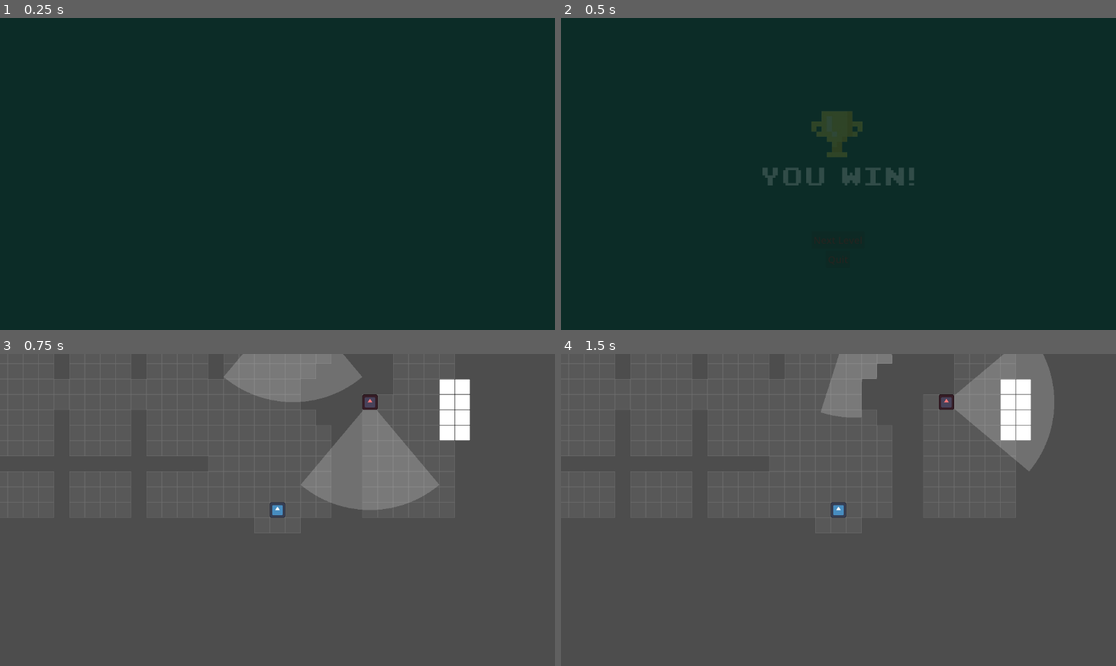
Above: before the commit, frames 1-4 (two rows, left to right).
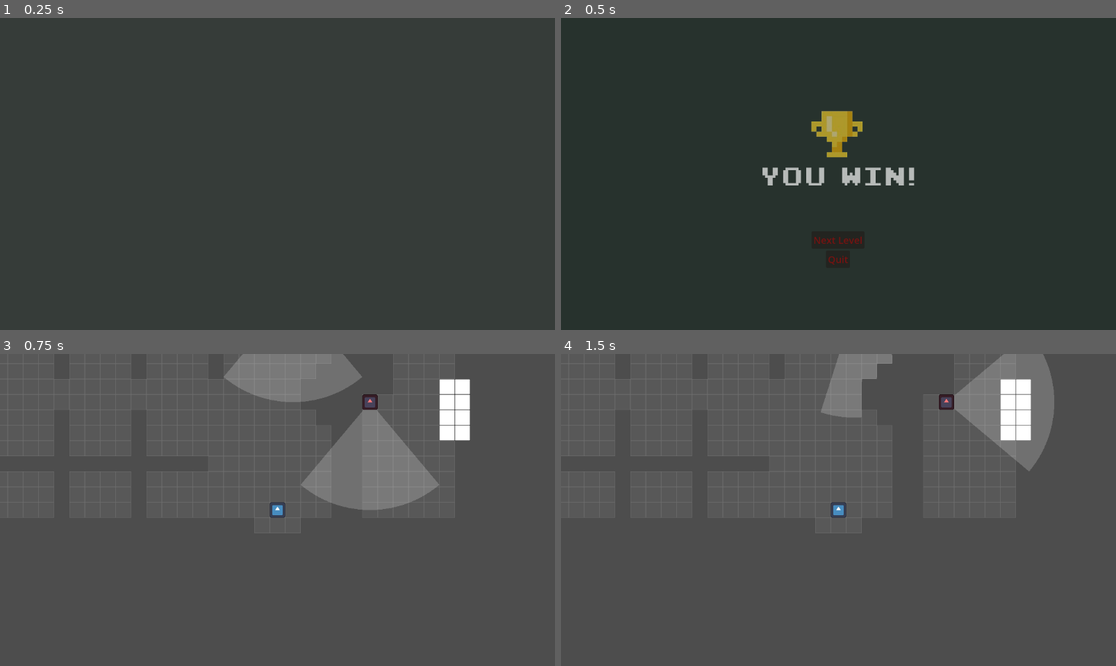
Above: after the commit, the same moments.

Repository: nexcoyocoatl/Projeto_Die_Hard
Game: Godot game, scene res://Screens/you_win.tscn
Same seed, same stepped clock (60 frames per second), same inputs: the game is played once before the commit and once after it. This scene is started directly instead of the project's main scene. The engine's default icon, where the game draws it, is replaced by a stand-in: a white triangle on a blue panel in a dark square.
Inputs:
- Up to frame 1 (0.25 s): no input
- Up to frame 2 (0.5 s): no input
- Up to frame 3 (0.75 s): click "Next Level" at 0.5 s
- Up to frame 4 (1.5 s): tap Enter at 1.25 s; hold Right (player_move_right) from 1.28 s (still down)

The runs differ from the first frame. In frame 1, 100% of the frame differs, in the area x 0-100%, y 0-100%; in frame 2, 99%; in frame 3, nothing differs; in frame 4, nothing differs.

Commit message:
usar CanvasLayer para as cenas de UI

Diff:
--- a/Levels/level_end.gd
+++ b/Levels/level_end.gd
@@ -2,4 +2,4 @@
 
 func _on_body_entered(body: Node2D) -> void:
 	if body is Player:
-		get_tree().change_scene_to_file.call_deferred("res://Screens/you_win.tscn")
+		get_tree().root.add_child.call_deferred(preload("res://Screens/you_win.tscn").instantiate())
--- a/Screens/game_over.gd
+++ b/Screens/game_over.gd
@@ -1,4 +1,4 @@
-extends Control
+extends CanvasLayer
 
 func _ready():
 	pass
@@ -8,6 +8,7 @@
 
 func _on_restart_btn_pressed() -> void:
 	get_tree().change_scene_to_file.call_deferred("res://game.tscn")
+	self.queue_free() # a propria cena se mata
 
 func _on_quit_btn_pressed() -> void:
 	get_tree().quit()
--- a/Screens/game_over.tscn
+++ b/Screens/game_over.tscn
@@ -1,7 +1,7 @@
-[gd_scene load_steps=6 format=3 uid="uid://yqdgis2x0ss0"]
+[gd_scene load_steps=6 format=3 uid="uid://c6j5rxqqwk70k"]
 
-[ext_resource type="Texture2D" uid="uid://cg64sm7wd7c58" path="res://Textures/GameOver.png" id="1_y26ei"]
-[ext_resource type="Script" uid="uid://cjc7n1u7mqbao" path="res://Screens/game_over.gd" id="1_yxx3c"]
+[ext_resource type="Script" uid="uid://dlbv48svo7gfb" path="res://Screens/game_over.gd" id="1_onka8"]
+[ext_resource type="Texture2D" uid="uid://w8oo24k62sn0" path="res://Textures/GameOver.png" id="1_rqsc4"]
 
 [sub_resource type="Animation" id="Animation_y26ei"]
 resource_name = "GameOver"
@@ -9,11 +9,11 @@
 tracks/0/type = "value"
 tracks/0/imported = false
 tracks/0/enabled = true
-tracks/0/path = NodePath("ColorRect:modulate")
+tracks/0/path = NodePath("CenterContainer/VBoxContainer:modulate")
 tracks/0/interp = 1
 tracks/0/loop_wrap = true
 tracks/0/keys = {
-"times": PackedFloat32Array(0.1, 0.4),
+"times": PackedFloat32Array(0.233333, 0.533333),
 "transitions": PackedFloat32Array(1, 1),
 "update": 0,
 "values": [Color(1, 1, 1, 0), Color(1, 1, 1, 1)]
@@ -21,14 +21,14 @@
 tracks/1/type = "value"
 tracks/1/imported = false
 tracks/1/enabled = true
-tracks/1/path = NodePath("CenterContainer/VBoxContainer:modulate")
+tracks/1/path = NodePath("ColorRect:color")
 tracks/1/interp = 1
 tracks/1/loop_wrap = true
 tracks/1/keys = {
-"times": PackedFloat32Array(0.166667, 1.7),
+"times": PackedFloat32Array(0.1, 0.4),
 "transitions": PackedFloat32Array(1, 1),
 "update": 0,
-"values": [Color(1, 1, 1, 0), Color(1, 1, 1, 1)]
+"values": [Color(0, 0, 0, 0), Color(0, 0.117647, 0.0588235, 0.498039)]
 }
 
 [sub_resource type="Animation" id="Animation_yxx3c"]
@@ -36,7 +36,7 @@
 tracks/0/type = "value"
 tracks/0/imported = false
 tracks/0/enabled = true
-tracks/0/path = NodePath("ColorRect:modulate")
+tracks/0/path = NodePath("CenterContainer/VBoxContainer:modulate")
 tracks/0/interp = 1
 tracks/0/loop_wrap = true
 tracks/0/keys = {
@@ -48,14 +48,14 @@
 tracks/1/type = "value"
 tracks/1/imported = false
 tracks/1/enabled = true
-tracks/1/path = NodePath("CenterContainer/VBoxContainer:modulate")
+tracks/1/path = NodePath("ColorRect:color")
 tracks/1/interp = 1
 tracks/1/loop_wrap = true
 tracks/1/keys = {
 "times": PackedFloat32Array(0),
 "transitions": PackedFloat32Array(1),
 "update": 0,
-"values": [Color(1, 1, 1, 1)]
+"values": [Color(0, 0, 0, 0.470588)]
 }
 
 [sub_resource type="AnimationLibrary" id="AnimationLibrary_ccer4"]
@@ -64,45 +64,33 @@
 &"RESET": SubResource("Animation_yxx3c")
 }
 
-[node name="GameOver" type="Control"]
-layout_mode = 3
+[node name="GameOver" type="CanvasLayer"]
+script = ExtResource("1_onka8")
+
+[node name="ColorRect" type="ColorRect" parent="."]
 anchors_preset = 15
 anchor_right = 1.0
 anchor_bottom = 1.0
 grow_horizontal = 2
 grow_vertical = 2
-script = ExtResource("1_yxx3c")
-
-[node name="ColorRect" type="ColorRect" parent="."]
-texture_filter = 3
-layout_mode = 1
-anchors_preset = 15
-anchor_right = 1.0
-anchor_bottom = 1.0
-grow_horizontal = 2
-grow_vertical = 2
-color = Color(0.0486885, 0.171553, 0.153316, 1)
+color = Color(0, 0, 0, 0.470588)
 
 [node name="CenterContainer" type="CenterContainer" parent="."]
-layout_mode = 1
-anchors_preset = 8
+modulate = Color(1, 1, 1, 0.482353)
+anchors_preset = 5
 anchor_left = 0.5
-anchor_top = 0.5
 anchor_right = 0.5
-anchor_bottom = 0.5
-offset_left = -333.5
-offset_top = -241.0
-offset_right = 333.5
-offset_bottom = 241.0
+offset_left = -333.0
+offset_right = 334.0
+offset_bottom = 482.0
 grow_horizontal = 2
-grow_vertical = 2
 
 [node name="VBoxContainer" type="VBoxContainer" parent="CenterContainer"]
 layout_mode = 2
 
 [node name="GameOver_Title" type="TextureRect" parent="CenterContainer/VBoxContainer"]
 layout_mode = 2
-texture = ExtResource("1_y26ei")
+texture = ExtResource("1_rqsc4")
 
 [node name="Restart_Btn" type="Button" parent="CenterContainer/VBoxContainer"]
 modulate = Color(1, 0, 0.0627451, 1)
--- a/Screens/you_win.gd
+++ b/Screens/you_win.gd
@@ -1,4 +1,4 @@
-extends Control
+extends CanvasLayer
 
 func _ready():
 	pass
@@ -8,6 +8,7 @@
 
 func _on_next_level_btn_pressed():
 	get_tree().change_scene_to_file.call_deferred("res://game.tscn")
+	self.queue_free() # a propria cena se mata
 
 func _on_quit_btn_pressed():
 	get_tree().quit()
--- a/Screens/you_win.tscn
+++ b/Screens/you_win.tscn
@@ -9,11 +9,11 @@
 tracks/0/type = "value"
 tracks/0/imported = false
 tracks/0/enabled = true
-tracks/0/path = NodePath("../..:modulate")
+tracks/0/path = NodePath("..:modulate")
 tracks/0/interp = 1
 tracks/0/loop_wrap = true
 tracks/0/keys = {
-"times": PackedFloat32Array(0, 0.366667),
+"times": PackedFloat32Array(0.3, 0.6),
 "transitions": PackedFloat32Array(1, 1),
 "update": 0,
 "values": [Color(1, 1, 1, 0), Color(1, 1, 1, 1)]
@@ -21,14 +21,14 @@
 tracks/1/type = "value"
 tracks/1/imported = false
 tracks/1/enabled = true
-tracks/1/path = NodePath("..:modulate")
+tracks/1/path = NodePath("../../../ColorRect:color")
 tracks/1/interp = 1
 tracks/1/loop_wrap = true
 tracks/1/keys = {
-"times": PackedFloat32Array(0.233333, 1.96667),
+"times": PackedFloat32Array(0.0666667, 0.366667),
 "transitions": PackedFloat32Array(1, 1),
 "update": 0,
-"values": [Color(1, 1, 1, 0), Color(1, 1, 1, 1)]
+"values": [Color(0.0470588, 0.121569, 0.0862745, 0), Color(0.0470588, 0.121569, 0.0862745, 0.580392)]
 }
 
 [sub_resource type="Animation" id="Animation_vkac0"]
@@ -36,7 +36,7 @@
 tracks/0/type = "value"
 tracks/0/imported = false
 tracks/0/enabled = true
-tracks/0/path = NodePath("../..:modulate")
+tracks/0/path = NodePath("..:modulate")
 tracks/0/interp = 1
 tracks/0/loop_wrap = true
 tracks/0/keys = {
@@ -48,14 +48,14 @@
 tracks/1/type = "value"
 tracks/1/imported = false
 tracks/1/enabled = true
-tracks/1/path = NodePath("..:modulate")
+tracks/1/path = NodePath("../../../ColorRect:color")
 tracks/1/interp = 1
 tracks/1/loop_wrap = true
 tracks/1/keys = {
 "times": PackedFloat32Array(0),
 "transitions": PackedFloat32Array(1),
 "update": 0,
-"values": [Color(1, 1, 1, 1)]
+"values": [Color(0.0470588, 0.121569, 0.0862745, 0.713726)]
 }
 
 [sub_resource type="AnimationLibrary" id="AnimationLibrary_rlycu"]
@@ -64,26 +64,18 @@
 &"RESET": SubResource("Animation_vkac0")
 }
 
-[node name="YouWin" type="Control"]
-layout_mode = 3
+[node name="YouWin" type="CanvasLayer"]
+script = ExtResource("1_vkac0")
+
+[node name="ColorRect" type="ColorRect" parent="."]
 anchors_preset = 15
 anchor_right = 1.0
 anchor_bottom = 1.0
 grow_horizontal = 2
 grow_vertical = 2
-script = ExtResource("1_vkac0")
-
-[node name="ColorRect" type="ColorRect" parent="."]
-layout_mode = 1
-anchors_preset = 15
-anchor_right = 1.0
-anchor_bottom = 1.0
-grow_horizontal = 2
-grow_vertical = 2
-color = Color(0.0470588, 0.172549, 0.152941, 1)
+color = Color(0.0470588, 0.121569, 0.0862745, 0.713726)
 
 [node name="CenterContainer" type="CenterContainer" parent="."]
-layout_mode = 1
 anchors_preset = 15
 anchor_right = 1.0
 anchor_bottom = 1.0
--- a/main.gd
+++ b/game.gd
@@ -114,6 +114,6 @@
 func _on_player_died():
 	if(GlobalVariables.DEBUG): print("Received death signal. Game over.")
 	if game_over_scene:
-		get_tree().change_scene_to_file.call_deferred("res://Screens/game_over.tscn")
+		get_tree().root.add_child.call_deferred(game_over_scene.instantiate())
 	else:
 		get_tree().reload_current_scene()
--- a/game.tscn
+++ b/game.tscn
@@ -1,8 +1,8 @@
 [gd_scene load_steps=4 format=3 uid="uid://bc5f8g0ubj3k3"]
 
-[ext_resource type="Script" uid="uid://eeirddr4r3aw" path="res://main.gd" id="1_e2o6t"]
+[ext_resource type="Script" uid="uid://eeirddr4r3aw" path="res://game.gd" id="1_e2o6t"]
 [ext_resource type="PackedScene" uid="uid://db7t3hbot2qxq" path="res://Levels/level.tscn" id="2_e2o6t"]
-[ext_resource type="PackedScene" uid="uid://yqdgis2x0ss0" path="res://Screens/game_over.tscn" id="2_fc0e3"]
+[ext_resource type="PackedScene" uid="uid://c6j5rxqqwk70k" path="res://Screens/game_over.tscn" id="2_fc0e3"]
 
 [node name="Game" type="Node2D" groups=["Game"]]
 process_mode = 3
--- a/project.godot
+++ b/project.godot
@@ -12,7 +12,7 @@
 
 config/name="Projeto_Die_Hard"
 run/main_scene="res://game.tscn"
-config/features=PackedStringArray("4.5", "Forward Plus")
+config/features=PackedStringArray("4.4", "Forward Plus")
 config/icon="res://icon.svg"
 
 [autoload]
Not shown, changed: Screens/game_over.gd.uid
Not shown: 1 places in Screens/you_win.tscn that only renumber resources
Not shown, changed: Textures/Tiles/tile_collision.svg.import
Not shown, changed: Textures/Tiles/tile_logico.svg.import
Not shown, changed: Textures/Tiles/tile_logico_old.svg.import
Not shown, changed: Textures/cone of vision.png.import
Renamed: main.gd.uid -> game.gd.uid
Not shown, changed: icon.svg.import
